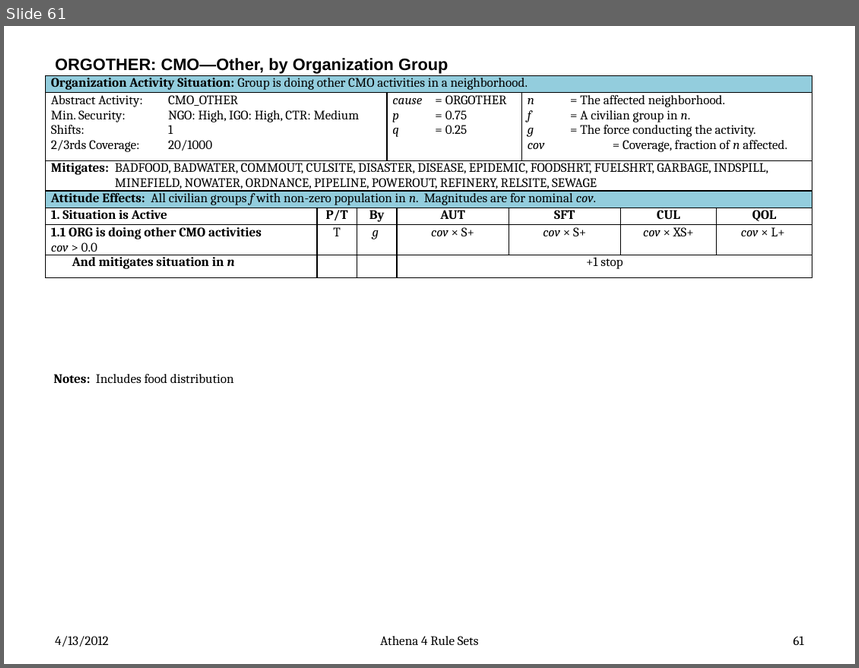
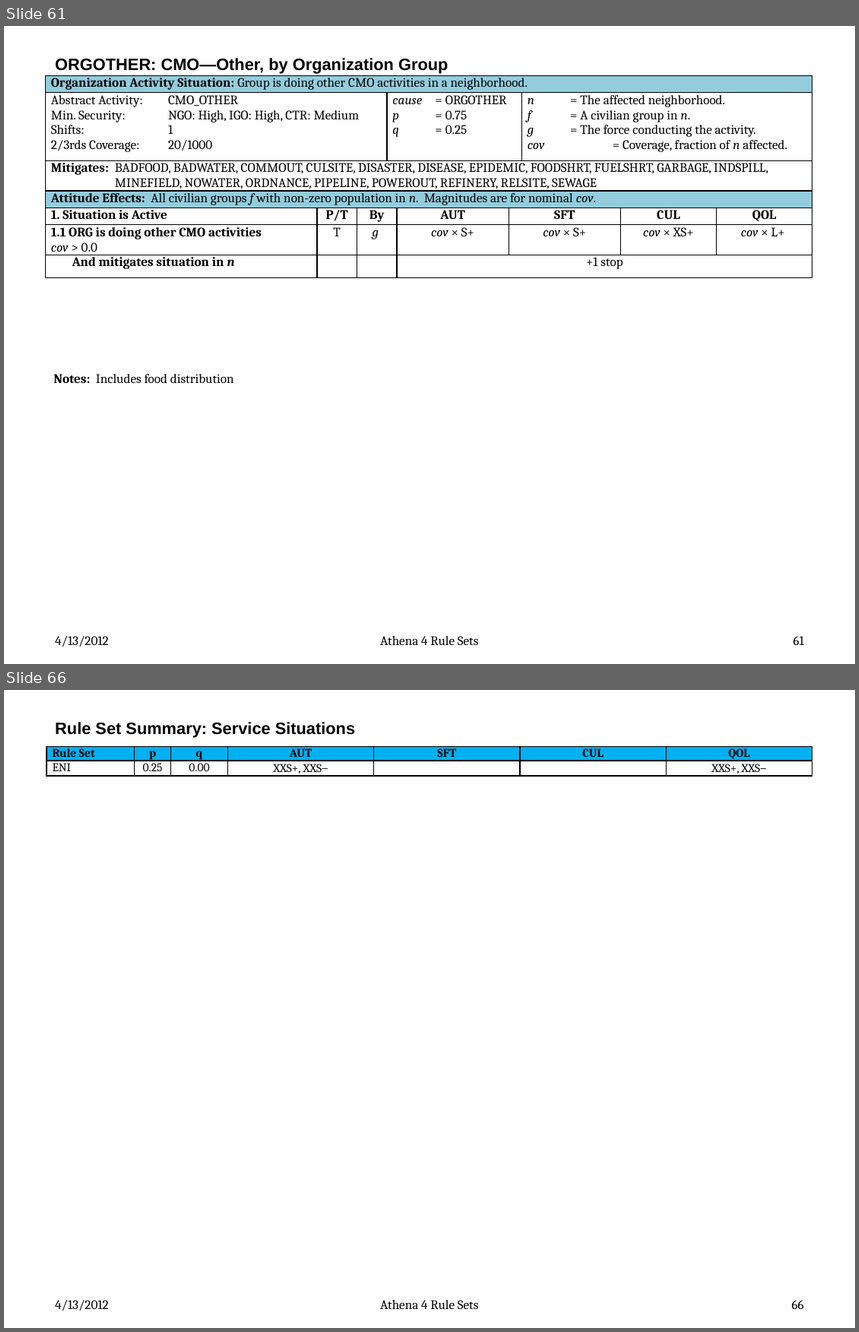
Before and after one commit to AthenaModel/athena-legacy, a slide deck: docs/dev/rules.pptx. Shown one above the other, each under a label of ours: slide 61 before the commit, slides 61 and 66 after it; the slides between them are not shown. The pictures are 859x668 and 859x1332 pixels, drawn with LibreOffice and Linux fonts; fonts in the diff are those of the drawing. Boxes give left, top, right and bottom in pixels: in the first picture for what was removed or moved away, otherwise in the second. Text is boxed around its words. In the diff, an @@ line names an element or a change of style, - is before the commit and + after.

Commit message:
Got all rule sets but CONTROL.

```diff
--- a/docs/dev/rules.pptx
+++ b/docs/dev/rules.pptx
@@ slide 66 added at box(4, 690, 855, 1328), background #FFFFFF @@
@@ title added at box(55, 722, 355, 737), 14 pt, text #000000, bold @@
+Rule Set Summary: Service Situations
@@ table added at box(47, 747, 813, 777), 2 rows, 7 columns @@
+Rule Set | p | q | AUT | SFT | CUL | QOL
+ENI | 0.25 | 0.00 | XXS+, XXS– |  |  | XXS+, XXS–
@@ text added at box(55, 1300, 109, 1311), 11 pt, text #000000 @@
+4/13/2012
@@ text added at box(380, 1300, 479, 1309), 11 pt, text #000000 @@
+Athena 4 Rule Sets
@@ page number added at box(792, 1300, 804, 1309), 11 pt, text #000000 @@
+66
```
Also in this commit, not shown: 5 other slides added.
